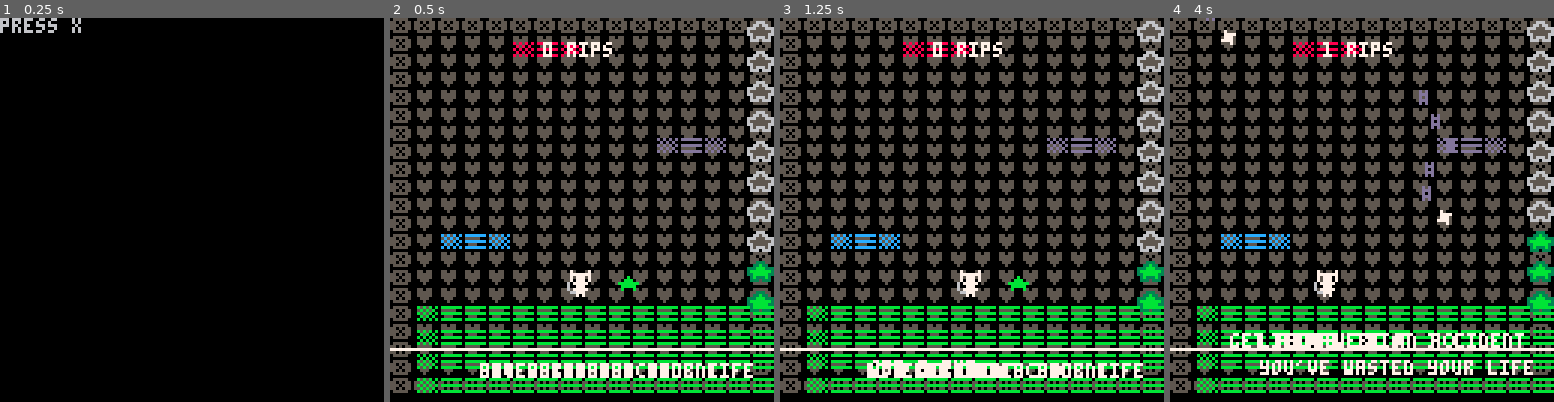
Above: before the commit, frames 1-4 (left to right).
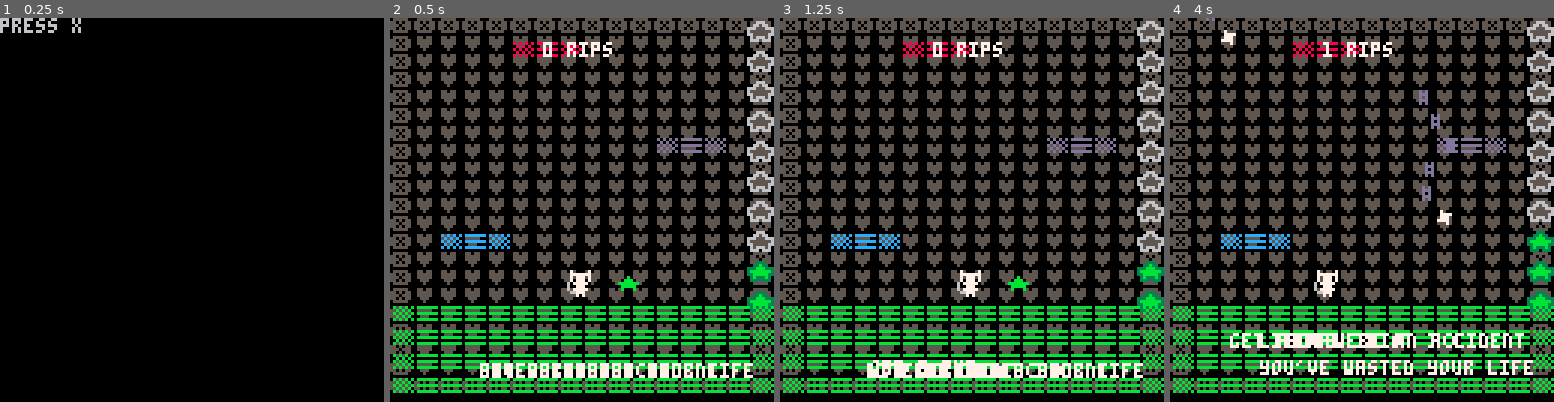
Above: after the commit, the same moments.

Repository: hypercube143/picoasciijam2026
Game: PICO-8 cartridge picoasciijam2016.p8
Two runs of this game, one before a commit and one after it. Both use one fixed random seed, a clock stepped at 60 frames per second and the inputs below.
Inputs:
- Up to frame 1 (0.25 s): no input
- Up to frame 2 (0.5 s): tap X (X key) at 0.33 s
- Up to frame 3 (1.25 s): tap X (X key) at 1.07 s
- Up to frame 4 (4 s): hold Right 1.6-2.1 s; tap X (X key) at 1.85, 2.97 s; hold Up 2.15-2.42 s; hold Right 2.47-3.03 s; hold Left 3.08-3.58 s; hold Down 3.63-3.97 s

Frame 1 is identical in both runs. In frame 2, 2.0% of the frame differs, in the area x 0-100%, y 75-98%; in frame 3, 2.0%; in frame 4, 2.0%.

Commit message:
kinda done thoughts idk

Diff:
--- a/picoasciijam2016.p8
+++ b/picoasciijam2016.p8
@@ -77,18 +77,22 @@
     bar = newBar()
     t = 0
     entities = initEntities()
-    thoughts = initThoughts()
+    thoughts = initThoughts() -- 4 initial thoughts, max is 50
     lerpingWeeds = {}
-
-    -- UNCOMMENT THIS VERSION:
+    listOfThoughts = {"you are nothing", "you are a failure", "everything you do sucks", "stop smoking weed bro", "broke", "she took the kids",
+        "the debt collectors are coming", "freak"
+    }
+
+
+
+    for i = 1, 5, 1 do
+        map_tiles[i] = platformCo(0, -16 - (8 * (i-1)), 16, 11) -- base platform player starts on (could this be a unique co later on? perhaps a nice grassy hill area?)
+    end
+
+    -- tEMP:
     -- for i = 1, 5, 1 do
-    --     map_tiles[i] = platformCo(0, -16 - (8 * (i-1)), 16, 11) -- base platform player starts on (could this be a unique co later on? perhaps a nice grassy hill area?)
+    --     map_tiles[i] = platformCo(8, -16 - (8 * (i-1)), 16, 11) -- base platform player starts on (could this be a unique co later on? perhaps a nice grassy hill area?)
     -- end
-
-    -- tEMP:
-    for i = 1, 5, 1 do
-        map_tiles[i] = platformCo(8, -16 - (8 * (i-1)), 16, 11) -- base platform player starts on (could this be a unique co later on? perhaps a nice grassy hill area?)
-    end
     --
 
         -- generate initial platforms
@@ -281,13 +285,26 @@
     }
 end
 
-listOfThoughts = {"aaa", "bbb", "ccc", "ddd", "eee", "fff"}
+-- listOfThoughts = {"you are nothing", "bbb", "ccc", "ddd", "eee", "fff"}
 function checkPlayerFalling()
     local lowestPlat = map_tiles[1]
-
+    local secondLowestPlat = map_tiles[2]
+
+    if p.worldY < secondLowestPlat.y then
+        if #thoughts < 50 then
+            local thot = listOfThoughts[1+flr(rnd(#listOfThoughts))]
+            -- del(listOfThoughts, thot) -- ad listOfThoughts to lvl1 init
+            local x = flr(rnd(129))
+            local y = 128
+            add(thoughts, thought(x, y, 7, thot))
+        end
+    end
 
     -- thoughts rise as player falls, maybe add more thoughts as it rises so that it fills the screen.
     if p.worldY < lowestPlat.y then
+
+
+
         --local diff = abs(p.worldY - lowestPlat.y)
         if THOUGHT_MIN_DIST_FROM_PLAYER > -80 then
             THOUGHT_MIN_DIST_FROM_PLAYER -= 1
@@ -299,23 +316,24 @@
             for th in all(thoughts) do
                 --if t%10 == 0 then th.co.y -= 1 end
                 if thing%2 == 0 then
-                    th.co.y -= 1
+                    th.co.y -= 0.5
                 else
-                    th.co.y -= 0.5
+                    th.co.y -= 0.1
                 end
                 thing += 1
 
 
-            if #thoughts < 50 then
-                local thot = listOfThoughts[1+flr(rnd(#listOfThoughts))]
-                -- del(listOfThoughts, thot) -- ad listOfThoughts to lvl1 init
-                local x = flr(rnd(129))
-                local y = 128
-                add(thoughts, thought(x, y, 7, thot))
-            end
-
-        end
-        end
+            -- if #thoughts < 50 then
+            --     local thot = listOfThoughts[1+flr(rnd(#listOfThoughts))]
+            --     -- del(listOfThoughts, thot) -- ad listOfThoughts to lvl1 init
+            --     local x = flr(rnd(129))
+            --     local y = 128
+            --     add(thoughts, thought(x, y, 7, thot))
+            -- end
+
+            end
+        end
+
     end
     if p.worldY < (lowestPlat.y - 300) then
         --initLevelOne() -- here or somewhere else, like if go back to start menu
@@ -708,8 +726,8 @@
 
 function drawThoughts()
     -- linw of top and bot of thoughts:
-    line(0, p.y + THOUGHT_MIN_DIST_FROM_PLAYER, 128, p.y + THOUGHT_MIN_DIST_FROM_PLAYER, 7)
-    line(0, p.y + THOUGHT_MAX_DIST_FROM_PLAYER, 128, p.y + THOUGHT_MAX_DIST_FROM_PLAYER, 9)
+    --line(0, p.y + THOUGHT_MIN_DIST_FROM_PLAYER, 128, p.y + THOUGHT_MIN_DIST_FROM_PLAYER, 7)
+    --line(0, p.y + THOUGHT_MAX_DIST_FROM_PLAYER, 128, p.y + THOUGHT_MAX_DIST_FROM_PLAYER, 9)
 
     for t in all(thoughts) do
         t.co.draw(t.co.x, t.co.y)
